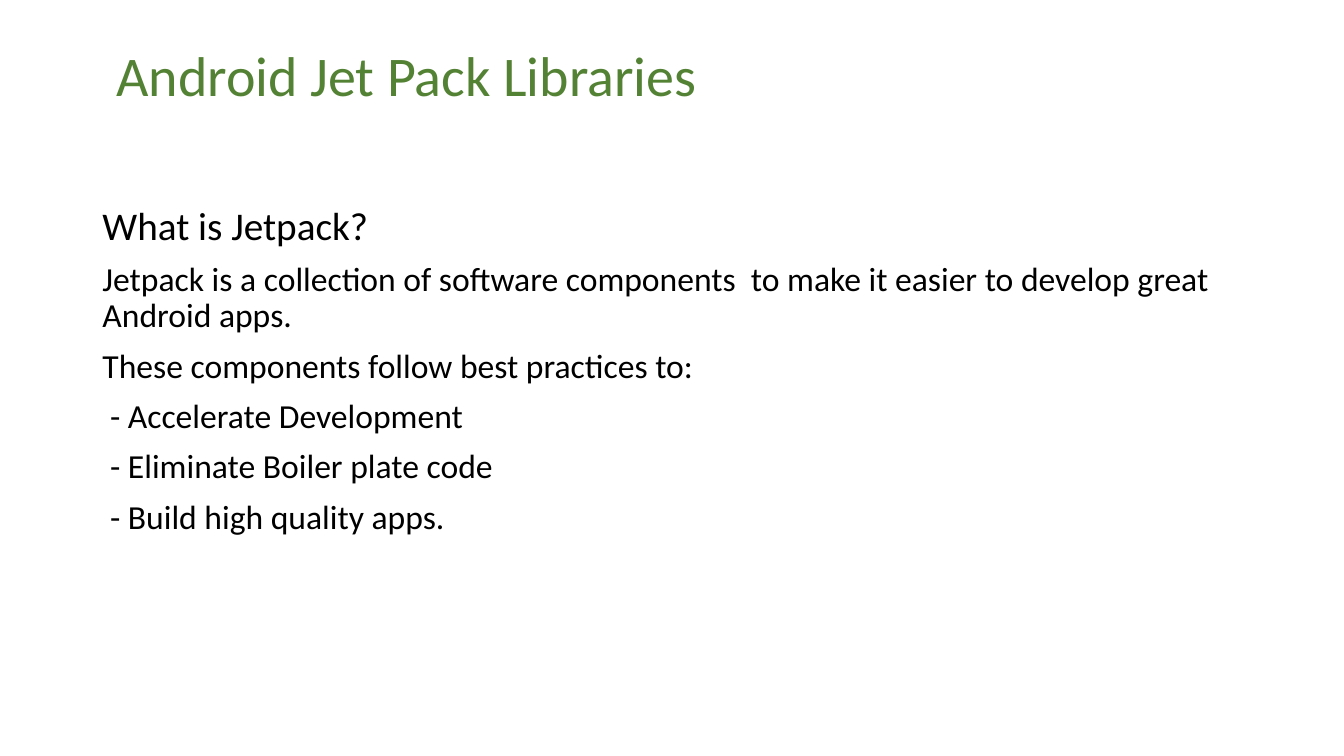
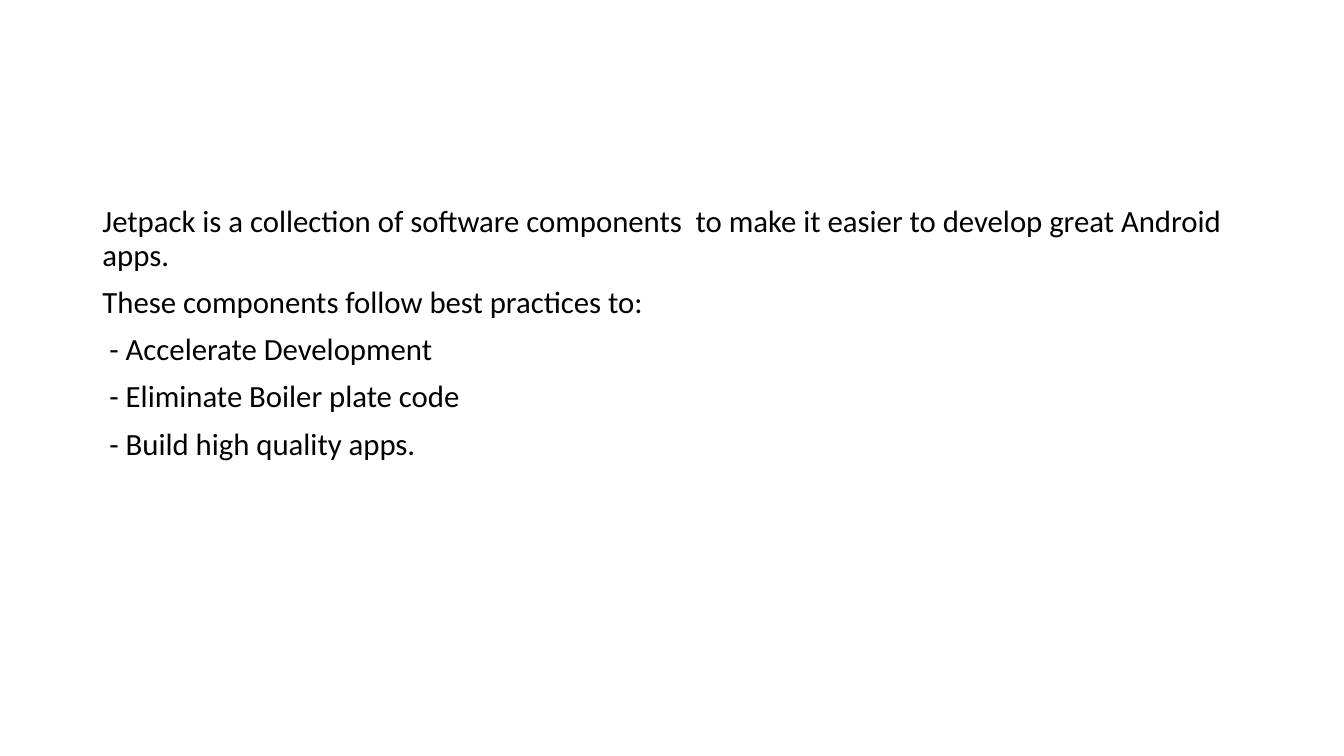
Before and after one commit to chandragithub2014/KotlinTemplates, a slide deck: slide 2 of USBank/USBank_Architecture_Android.pptx (slide 3 before the commit). Drawn at 1344x756 pixels with LibreOffice and Linux fonts; fonts in the diff are those of the drawing. Boxes give left, top, right and bottom in pixels: in the first picture for what was removed or moved away, otherwise in the second. Text is boxed around its words. In the diff, an @@ line names an element or a change of style, - is before the commit and + after.

```diff
--- a/USBank/USBank_Architecture_Android.pptx
+++ b/USBank/USBank_Architecture_Android.pptx
@@ title removed at [116, 57, 696, 97] @@
-Android Jet Pack Libraries
@@ text "Jetpack is a collection of ..." at [102, 210, 1221, 461]: size 24 to 22 pt @@
@@ text at [102, 212, 368, 247]: paragraph removed @@
-What is Jetpack?
```
Also in this commit, not shown: 8 other slides changed, 2 slides added, 20 slides removed, 5 other files.
